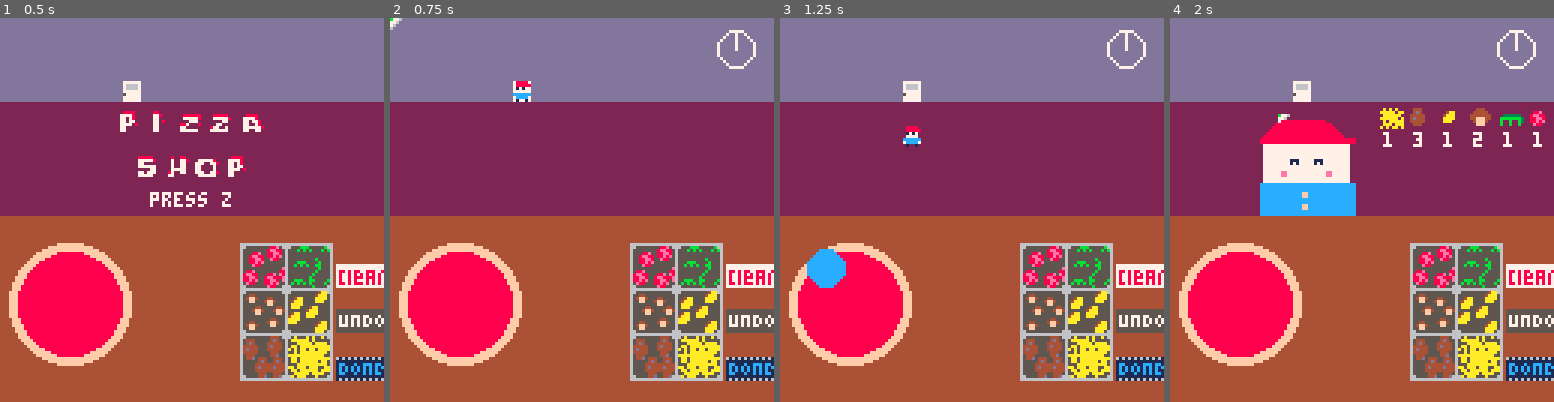
Above: before the commit, frames 1-4 (left to right).
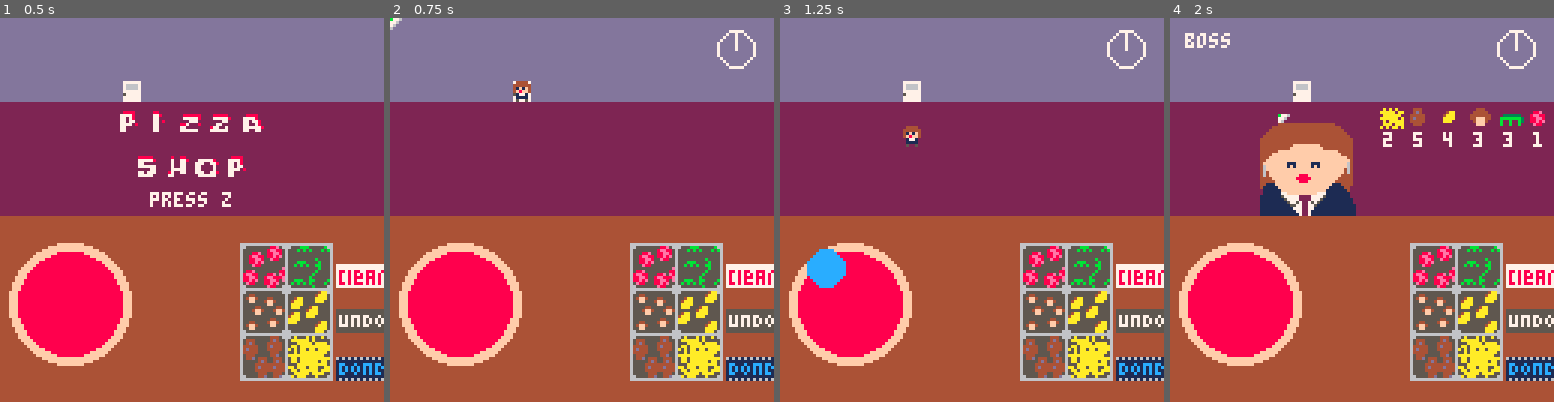
Above: after the commit, the same moments.

Repository: Cybrwire/pico8-tinkering
Game: PICO-8 cartridge pizza_shop.p8
Same seed, same stepped clock (60 frames per second), same inputs: the game is played once before the commit and once after it.
Inputs (mouse positions are in pixels of both pictures, inside the frame that each line leads up to):
- Up to frame 1 (0.5 s): no input
- Up to frame 2 (0.75 s): click (670, 121) at 0.67 s; tap O (Z key) at 0.7 s
- Up to frame 3 (1.25 s): click (826, 267) at 1.22 s
- Up to frame 4 (2 s): tap O (Z key) at 1.7 s; click (1277, 114) at 1.77 s

Frame 1 is identical in both runs. In frame 2, 0.2% of the frame differs, in the area x 32-37%, y 16-22%; in frame 3, 0.2%; in frame 4, 6.2%, in the area x 3-90%, y 3-52%.

Commit message:
added: boss 2nd phase; updated: related functions
updated the parameters for functions to create customer and order to allow for updating for the second phase of the boss.

Diff:
--- a/pizza_shop.p8
+++ b/pizza_shop.p8
@@ -18,9 +18,9 @@
 
 	ingredients_spr = {48,50,52,54,56,58}
 	customers= {
-	 new_customer(3,64,40,20,false),
-	 new_customer(4,68,40,20,false),
-	 new_customer(5,72,40,20,false),
+	 --new_customer(3,64,40,20,false),
+	 --new_customer(4,68,40,20,false),
+	 --new_customer(5,72,40,20,false),
 	 new_customer(6,128,40,20,true),--boss
 	}
 	buttons  = {
@@ -199,8 +199,9 @@
 	local p_list = {}
 	for i in all(ingredients) do add(p_list,i.id) end
 
+	local c = customers[1]
 	local p = tally_ingredients(p_list)
-	local o = tally_ingredients(customers[1].order)
+	local o = tally_ingredients(c.order)
 	local ps = tally_size(p)
 	local os = tally_size(o)
 
@@ -211,7 +212,17 @@
 			return false --pizza is wrong
 		end
 	end
-	customers[1].state = 'leaving' --pizza is good
+
+	if c.boss then
+	 if c.phase == 'first' then
+	  c.phase = 'second'
+	  c.big = 132
+	  c.order = new_order(c)
+	 elseif c.phase == 'second' then
+	  c.state = 'leaving'
+  end
+	else c.state = 'leaving' --pizza is good
+	end
 	clear_pizza()
 end
 
@@ -255,14 +266,27 @@
 -->8
 --customers
 function new_customer(_spr,_big,_x,_y,_boss)
-	local _order = new_order(_boss)
-	return {spr=_spr,big=_big,x=_x,y=_y,ty=57,t=30,state='far',speed=c_speed,order=_order,boss=_boss}
-end
-
-function new_order(_boss)
+	local c = {}
 
 	if _boss then
-		size = flr(rnd(10)+10)
+		c = {spr=_spr,big=_big,x=_x,y=_y,ty=57,t=30,state='far',speed=c_speed,boss=_boss,phase='first'}
+	else
+		c = {spr=_spr,big=_big,x=_x,y=_y,ty=57,t=30,state='far',speed=c_speed,boss=_boss}
+	end
+
+	local _order = new_order(c)
+	c.order = _order
+	return c
+end
+
+function new_order(_c)
+
+	if _c.boss then
+		 if _c.phase == 'first' then
+				size = flr(rnd(10)+10)
+			elseif _c.phase == 'second' then
+				size = flr(rnd(1)+20)
+			end
 	else
 		size = flr(rnd(10)+2)
 	end
@@ -273,18 +297,18 @@
 	return order
 end
 
-function customer_move(c)
-	if c then
-		if c.state == 'far' then
-			if c.y < c.ty then
-				c.y += c.speed
+function customer_move(_c)
+	if _c then
+		if _c.state == 'far' then
+			if _c.y < _c.ty then
+				_c.y += _c.speed
 			else
-					c.state = 'near'
+					_c.state = 'near'
 			end
-		elseif c.state == 'leaving' then
-			if c.y > door.y then
-				c.y -= c.speed
-			elseif c.y <= door.y then
+		elseif _c.state == 'leaving' then
+			if _c.y > door.y then
+				_c.y -= _c.speed
+			elseif _c.y <= door.y then
 			 remove_customer()
 			end
 
Not shown, changed: 31 lines of the sprite sheet (__gfx__) section of pizza_shop.p8
